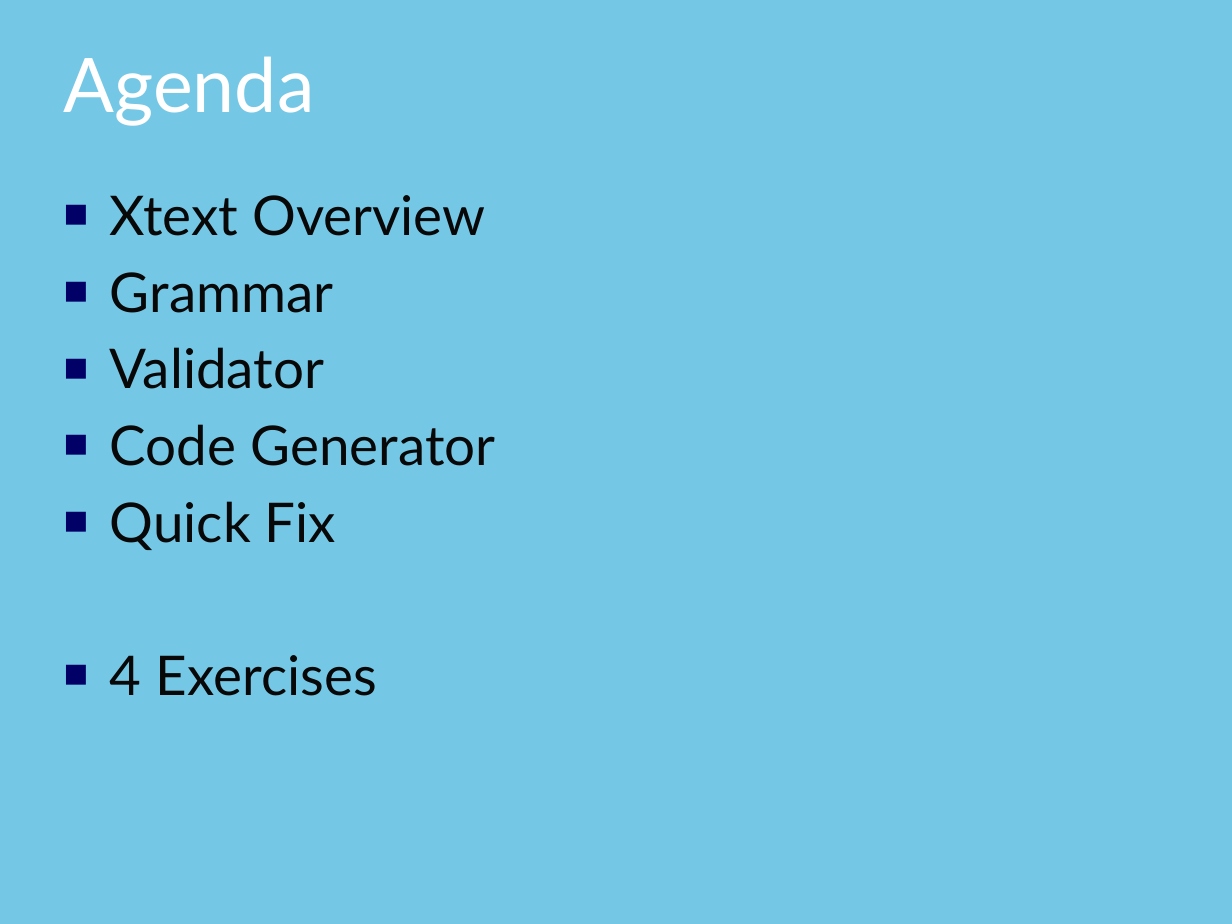
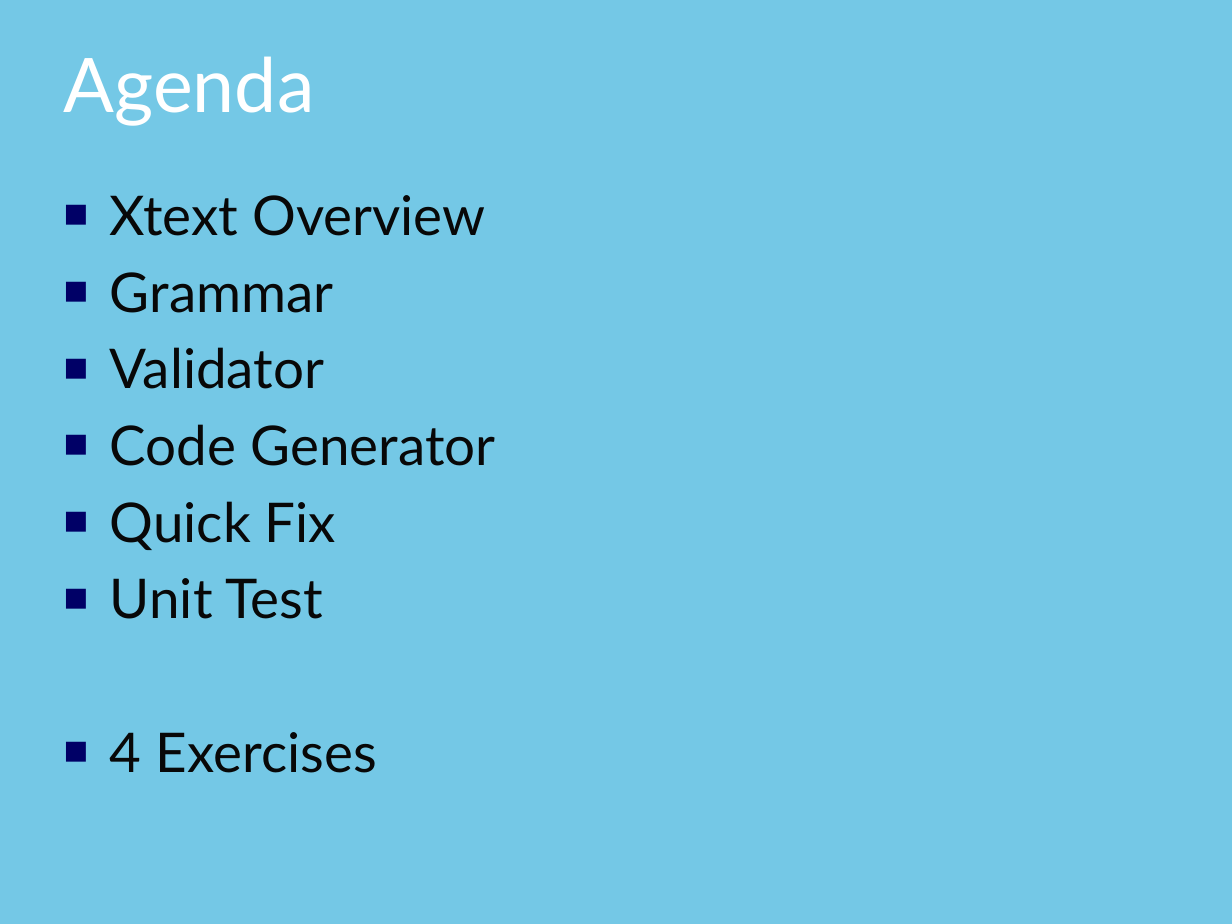
Before and after one commit to thomasfischl/xtext-workshop, a slide deck: slide 2 of xText Workshop.pptx. Drawn at 1232x924 pixels with LibreOffice and Linux fonts; fonts in the diff are those of the drawing; background and template pictures are left out. Boxes give left, top, right and bottom in pixels: in the first picture for what was removed or moved away, otherwise in the second. Text is boxed around its words. In the diff, an @@ line names an element or a change of style, - is before the commit and + after.

```diff
--- a/xText Workshop.pptx
+++ b/xText Workshop.pptx
@@ text at bbox=[110, 578, 323, 619]: paragraph added @@
+■ Unit Test
```
Also in this commit, not shown: 1 other slide changed, 7 slides added.
